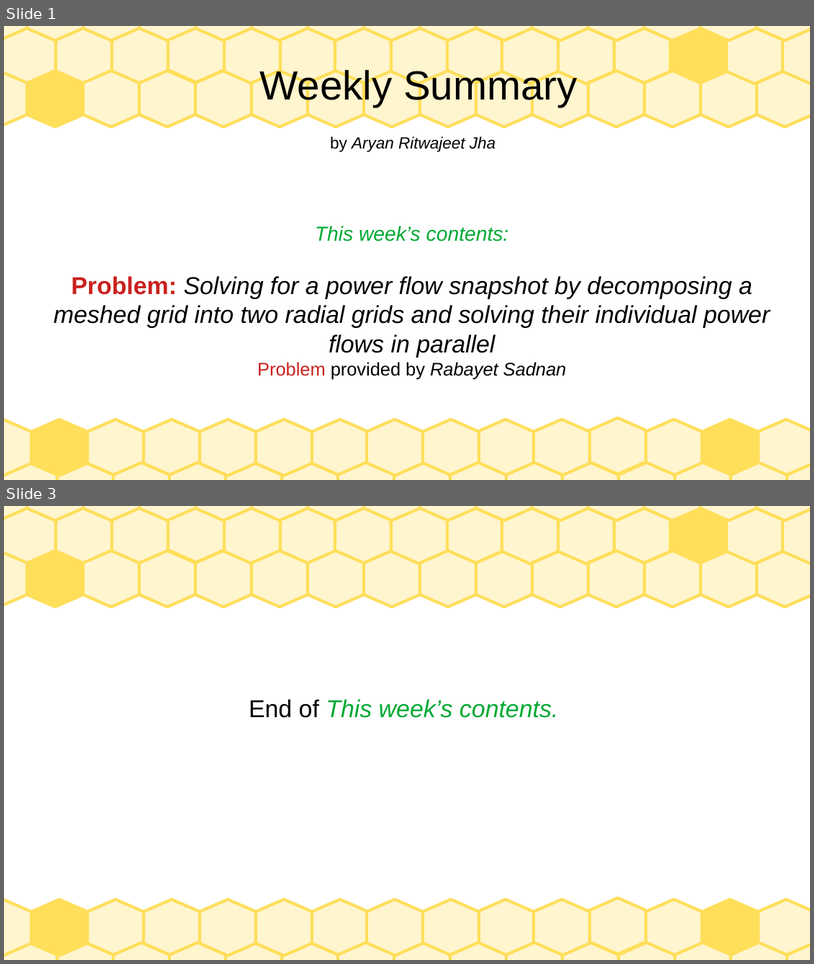
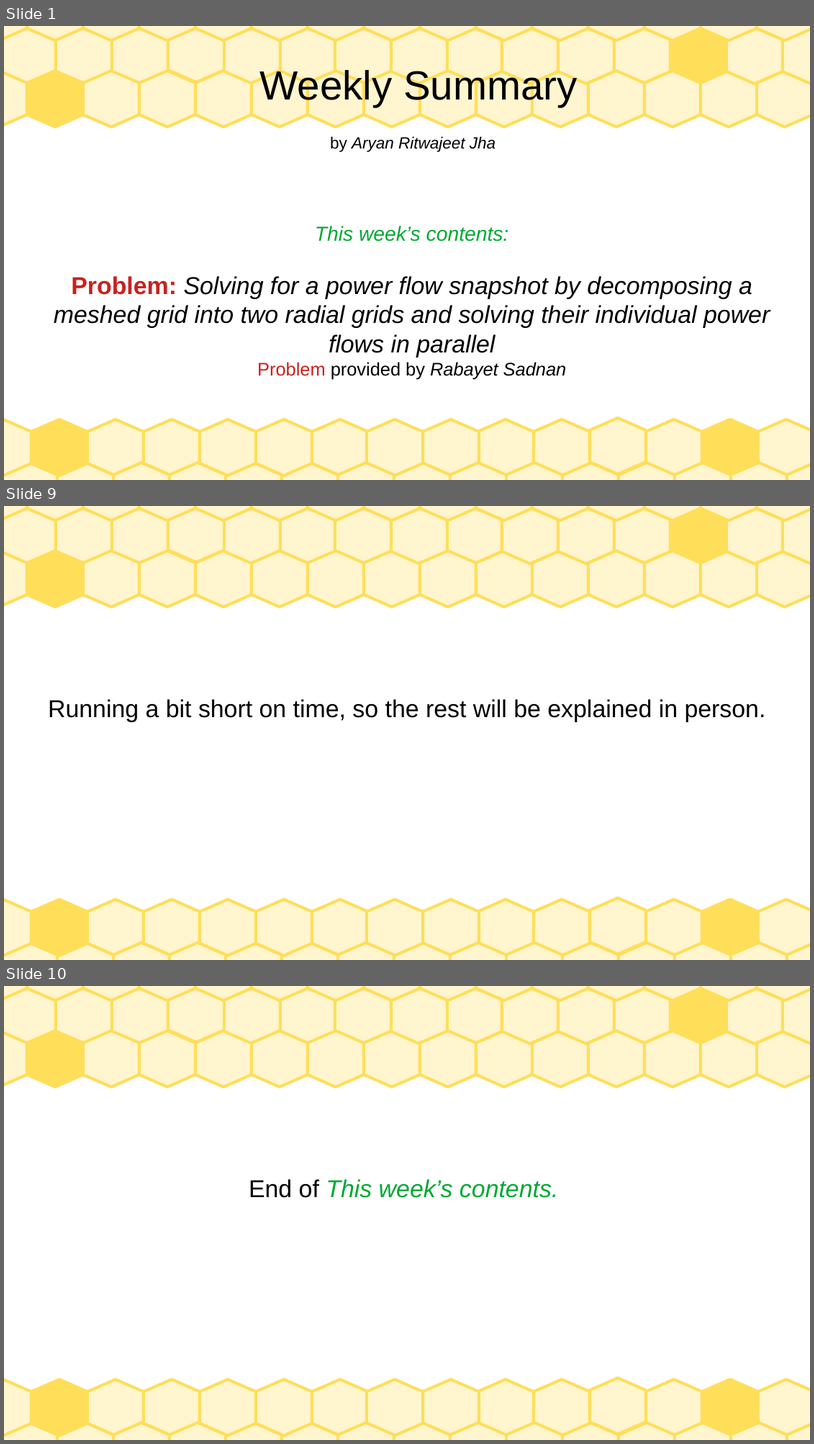
Before and after one commit to Realife-Brahmin/OriginalDocsHub, a slide deck: research_showcase/weeklyPresentation_aryan_ritwajeet_jha.odp. Shown one above the other, each under a label of ours: slides 1 and 3 before the commit, slides 1, 9 and 10 after it; the slides between them are not shown. The pictures are 814x964 and 814x1444 pixels, drawn with LibreOffice and Linux fonts; fonts in the diff are those of the drawing. Boxes give left, top, right and bottom in pixels: in the first picture for what was removed or moved away, otherwise in the second. Text is boxed around its words. In the diff, an @@ line names an element or a change of style, - is before the commit and + after.

```diff
--- a/research_showcase/weeklyPresentation_aryan_ritwajeet_jha.odp
+++ b/research_showcase/weeklyPresentation_aryan_ritwajeet_jha.odp
@@ slide 9 added at <box>4,506,810,960</box>, background #FFFFFF; not listed: 75 template elements that a slide beside it also shows @@
@@ title added at <box>48,699,766,722</box>, 24 pt, text #000000 @@
+Running a bit short on time, so the rest will be explained in person.
@@ what was slide 3 is now slide 10 @@
```
Also in this commit, not shown: 7 other slides added, 1 slide removed, 2 other files.
